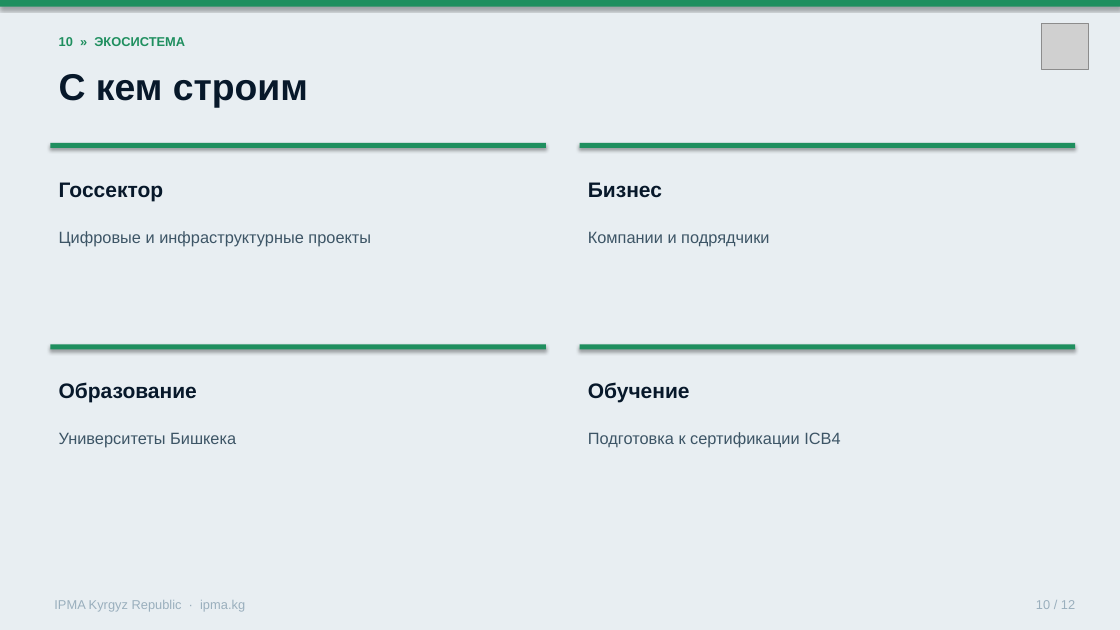
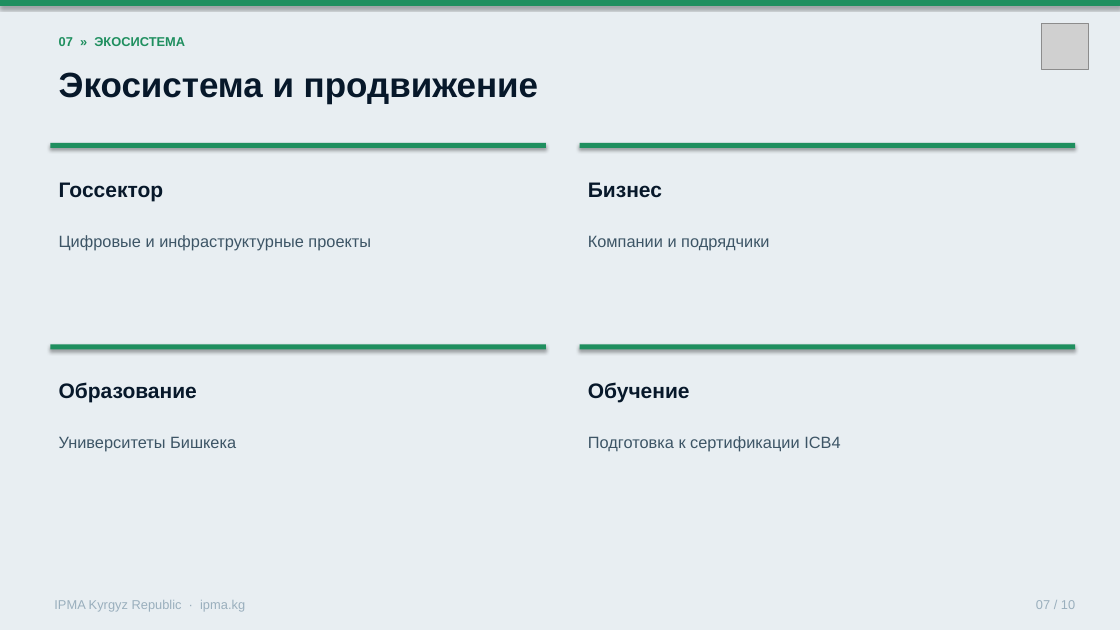
Before and after one commit to umekishev/umekishev, a slide deck: slide 7 of presentations/IPMA_Kyrgyzstan_CoD_Presentation.pptx (slide 10 before the commit). Drawn at 1120x630 pixels with LibreOffice and Linux fonts; fonts in the diff are those of the drawing; grey boxes stand for pictures. Boxes give left, top, right and bottom in pixels: in the first picture for what was removed or moved away, otherwise in the second. Text is boxed around its words. In the diff, an @@ line names an element or a change of style, - is before the commit and + after.

```diff
--- a/presentations/IPMA_Kyrgyzstan_CoD_Presentation.pptx
+++ b/presentations/IPMA_Kyrgyzstan_CoD_Presentation.pptx
@@ text at (x1=59, y1=37, x2=185, y2=46): text changed @@
-10 » ЭКОСИСТЕМА
+07 » ЭКОСИСТЕМА
@@ text at (x1=59, y1=72, x2=538, y2=104): text changed; size 32 to 30 pt @@
-С кем строим
+Экосистема и продвижение
@@ 4 texts moved together from (x1=59, y1=231, x2=840, y2=448) to (x1=59, y1=235, x2=840, y2=452) @@
@@ text at (x1=1036, y1=600, x2=1075, y2=609): text changed @@
-10 / 12
+07 / 10
```
Also in this commit, not shown: 4 other slides changed, 5 slides added, 7 slides removed, 1 other file.
